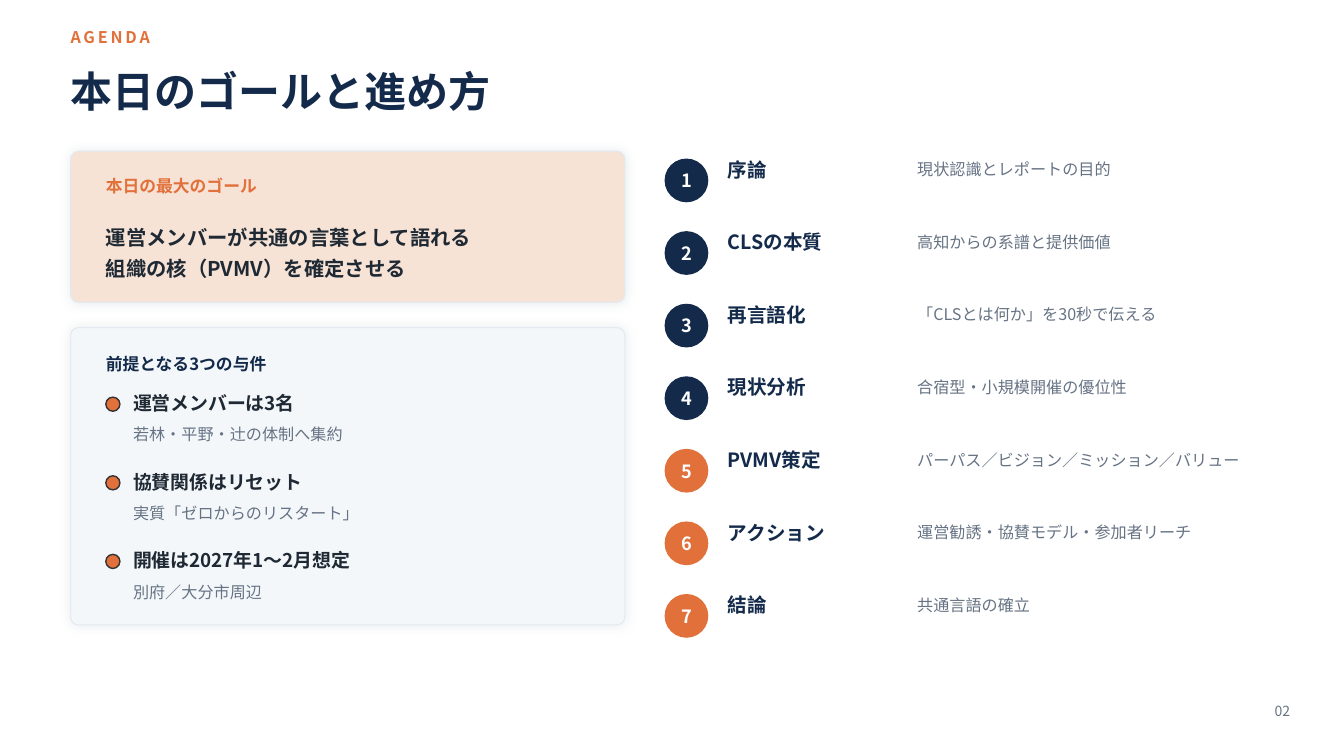
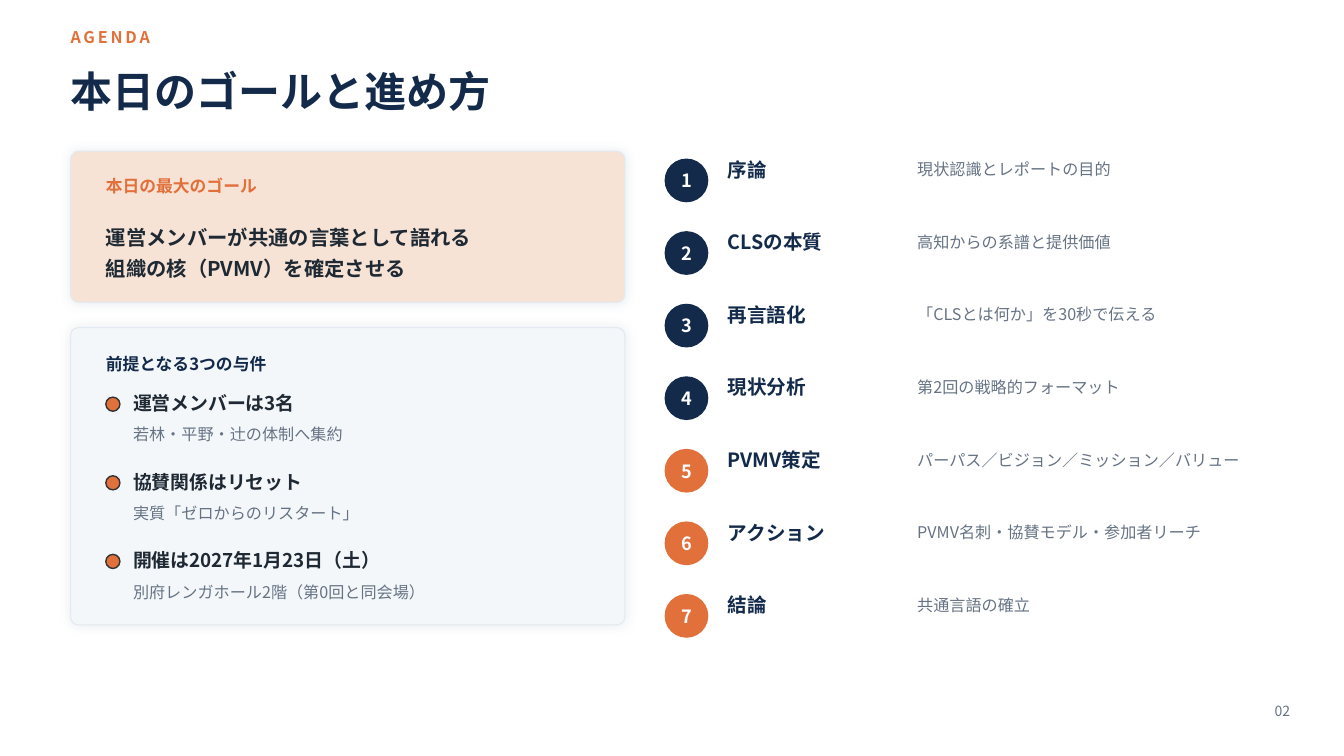
Before and after one commit to RyoWakabayashi/cls-beppu, a slide deck: slide 2 of docs/meetings/20260816/CLS別府第2回企画立案.pptx. Drawn at 1344x756 pixels with LibreOffice and Linux fonts; fonts in the diff are those of the drawing. Boxes give left, top, right and bottom in pixels: in the first picture for what was removed or moved away, otherwise in the second. Text is boxed around its words. In the diff, an @@ line names an element or a change of style, - is before the commit and + after.

```diff
--- a/docs/meetings/20260816/CLS別府第2回企画立案.pptx
+++ b/docs/meetings/20260816/CLS別府第2回企画立案.pptx
@@ text at (917, 379, 1119, 395): text changed @@
-合宿型・小規模開催の優位性
+第2回の戦略的フォーマット
@@ text at (917, 524, 1201, 540): text changed @@
-運営勧誘・協賛モデル・参加者リーチ
+PVMV名刺・協賛モデル・参加者リーチ
@@ text at (133, 551, 380, 569): text changed @@
-開催は2027年1〜2月想定
+開催は2027年1月23日（土）
@@ text at (133, 584, 425, 600): text changed @@
-別府／大分市周辺
+別府レンガホール2階（第0回と同会場）
```
Also in this commit, not shown: 11 other slides changed, 2 other files.
